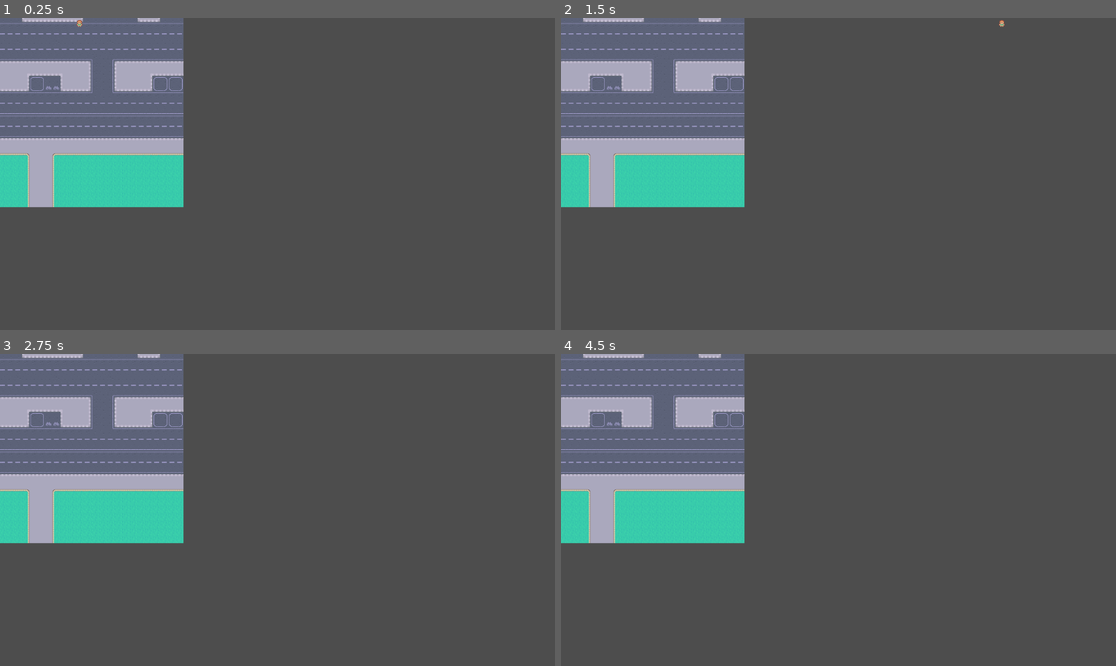
Above: before the commit, frames 1-4 (two rows, left to right).
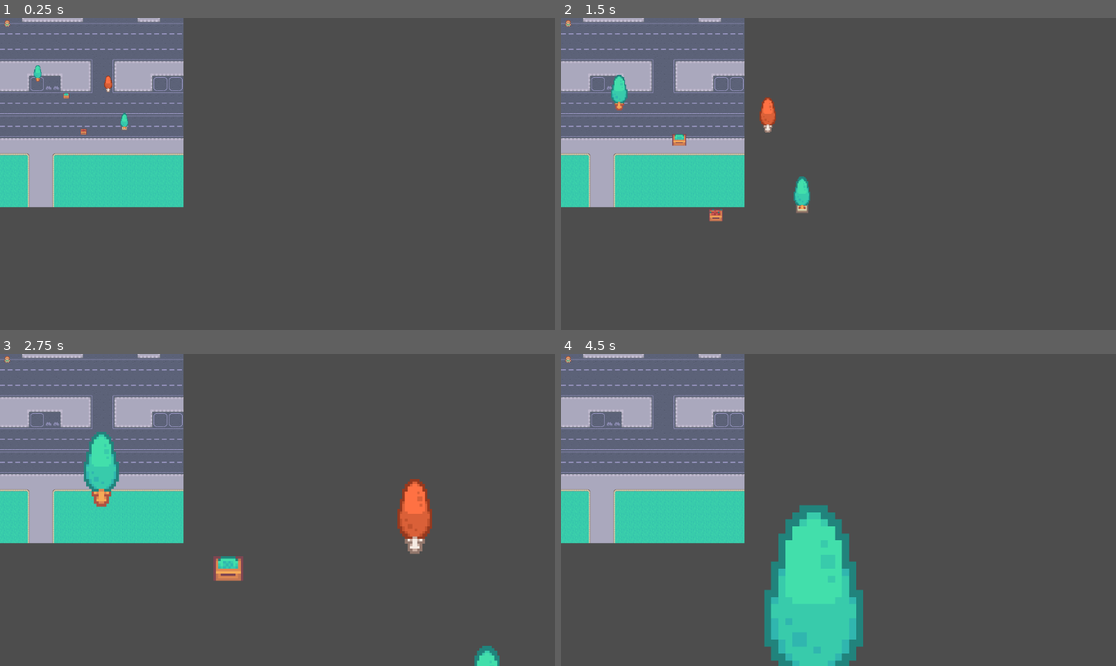
Above: after the commit, the same moments.

Repository: ledesmx/clear-code-godot
Game: Godot game, scene res://scenes/game.tscn
The game is run twice, just before and just after one commit, with the same random seed, the same clock (stepped at 60 frames per second) and the same inputs.
Inputs:
- Up to frame 1 (0.25 s): no input
- Up to frame 2 (1.5 s): no input
- Up to frame 3 (2.75 s): no input
- Up to frame 4 (4.5 s): no input

The runs differ from the first frame. In frame 1, 0.3% of the frame differs, in the area x 0-24%, y 0-38%; in frame 2, 1.0%; in frame 3, 2.9%; in frame 4, 7.5%, in the area x 0-55%, y 0-100%.

Commit message:
complete exercise to add a scene and scale it

Diff:
--- a/frogger-game/scenes/game.tscn
+++ b/frogger-game/scenes/game.tscn
@@ -2,6 +2,7 @@
 
 [ext_resource type="Texture2D" uid="uid://doghmovcgeltw" path="res://graphics/map.png" id="1_uwrxv"]
 [ext_resource type="PackedScene" uid="uid://dghd7rii024ea" path="res://scenes/player.tscn" id="2_yqjtg"]
+[ext_resource type="PackedScene" uid="uid://bhr7ly2m53y8a" path="res://scenes/new_scene.tscn" id="3_lnu2h"]
 
 [node name="Game" type="Node2D" unique_id=983720838]
 
@@ -11,3 +12,6 @@
 
 [node name="Player" parent="." unique_id=896732108 instance=ExtResource("2_yqjtg")]
 position = Vector2(15, 11)
+
+[node name="NewScene" parent="." unique_id=681873959 instance=ExtResource("3_lnu2h")]
+position = Vector2(40, 79)
--- /dev/null
+++ b/frogger-game/scenes/new_scene.gd
@@ -0,0 +1,4 @@
+extends Node2D
+
+func _process(delta: float) -> void:
+	scale *= 1.01
--- /dev/null
+++ b/frogger-game/scenes/new_scene.tscn
@@ -0,0 +1,31 @@
+[gd_scene format=3 uid="uid://bhr7ly2m53y8a"]
+
+[ext_resource type="Texture2D" uid="uid://d0so81ys3820n" path="res://graphics/objects/tree1.png" id="1_q3noa"]
+[ext_resource type="Script" uid="uid://dtj38fcusalv0" path="res://scenes/new_scene.gd" id="1_q6t1g"]
+[ext_resource type="Texture2D" uid="uid://y3ndpd5bhsi3" path="res://graphics/objects/tree2.png" id="2_fxh1a"]
+[ext_resource type="Texture2D" uid="uid://boj6kq1t4mduj" path="res://graphics/objects/tree potted.png" id="3_fvbgk"]
+[ext_resource type="Texture2D" uid="uid://y78osdw0bolc" path="res://graphics/objects/box1.png" id="4_qglvg"]
+[ext_resource type="Texture2D" uid="uid://cv8cli0ov53f1" path="res://graphics/objects/box2.png" id="5_y7nnb"]
+
+[node name="NewScene" type="Node2D" unique_id=681873959]
+script = ExtResource("1_q6t1g")
+
+[node name="Tree1" type="Sprite2D" parent="." unique_id=2032002654]
+position = Vector2(33, 31)
+texture = ExtResource("1_q3noa")
+
+[node name="Tree2" type="Sprite2D" parent="." unique_id=620313007]
+position = Vector2(159, 50)
+texture = ExtResource("2_fxh1a")
+
+[node name="Tree3" type="Sprite2D" parent="." unique_id=810100109]
+position = Vector2(188, 117)
+texture = ExtResource("3_fvbgk")
+
+[node name="Box1" type="Sprite2D" parent="." unique_id=1665606666]
+position = Vector2(115, 135)
+texture = ExtResource("4_qglvg")
+
+[node name="Box2" type="Sprite2D" parent="." unique_id=999938861]
+position = Vector2(84, 71)
+texture = ExtResource("5_y7nnb")
--- a/frogger-game/scenes/player.gd
+++ b/frogger-game/scenes/player.gd
@@ -1,6 +1,7 @@
 extends Node2D
 
-var direction = Vector2(1, 0)
+var direction := Vector2.ZERO
+var speed := 10
 
 func _physics_process(delta: float) -> void:
-	position += direction * 10
+	position += direction * speed
Not shown, added: frogger-game/scenes/new_scene.gd.uid
